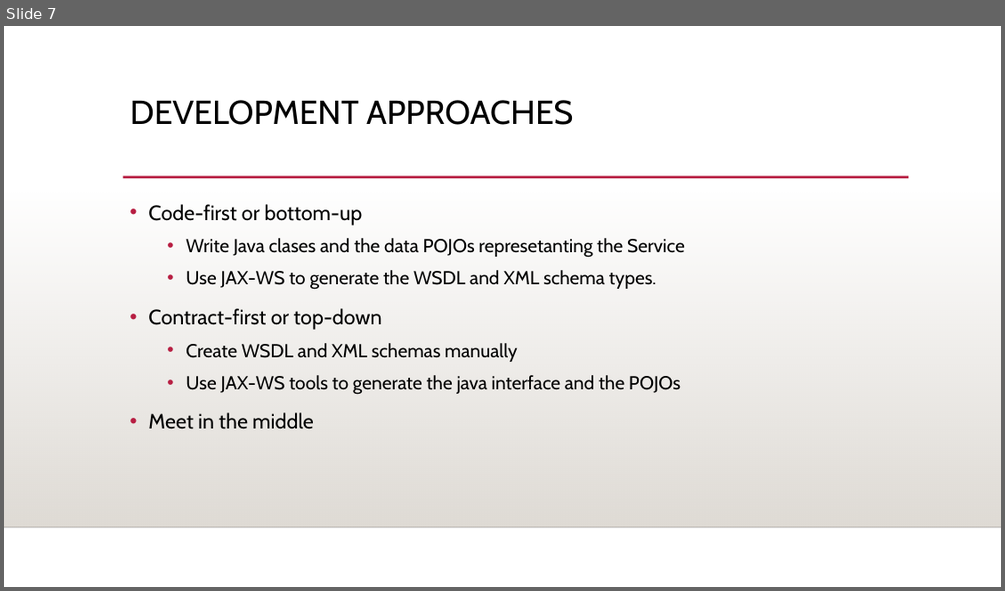
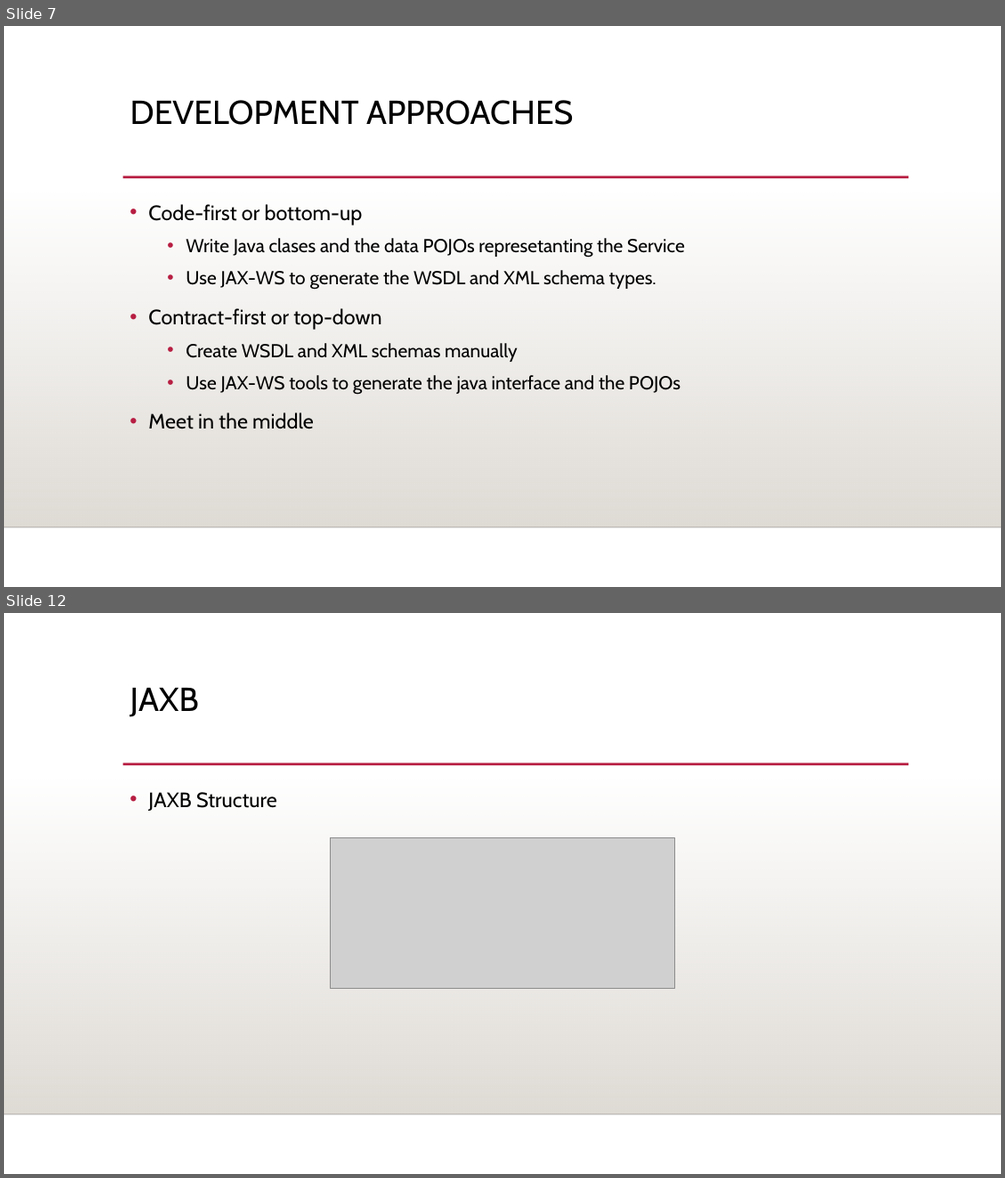
Before and after one commit to oscarhdezs/EGEL, a slide deck: JAva Web Services.ppt. Shown one above the other, each under a label of ours: slide 7 before the commit, slides 7 and 12 after it; the slides between them are not shown. The pictures are 1005x591 and 1005x1178 pixels, drawn with LibreOffice and Linux fonts; fonts in the diff are those of the drawing; grey boxes stand for pictures; background and template pictures are left out. Boxes give left, top, right and bottom in pixels: in the first picture for what was removed or moved away, otherwise in the second. Text is boxed around its words. In the diff, an @@ line names an element or a change of style, - is before the commit and + after.

```diff
--- a/JAva Web Services.ppt
+++ b/JAva Web Services.ppt
@@ slide 12 added at bbox=[4, 613, 1001, 1174], background picture (left out); not listed: 3 template elements that a slide beside it also shows @@
@@ title added at bbox=[130, 688, 199, 717], 32 pt, text #000000 @@
+JAXB
@@ text added at bbox=[148, 792, 277, 811], 20 pt, text #000000 @@
+• JAXB Structure
@@ picture added at bbox=[330, 838, 674, 988] @@
```
Also in this commit, not shown: 4 other slides added.
